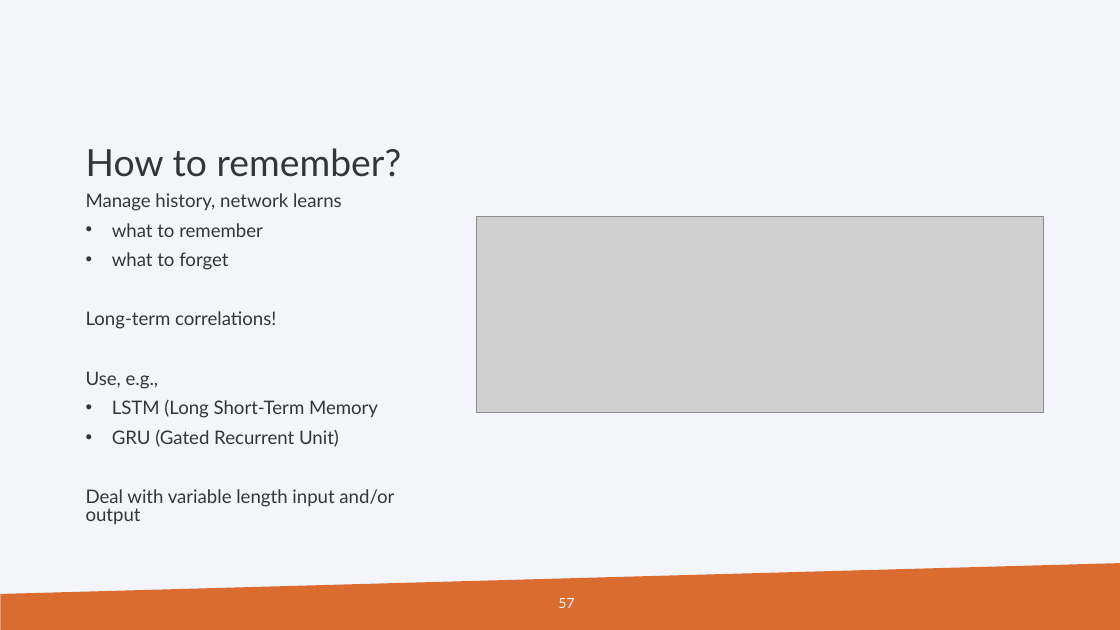
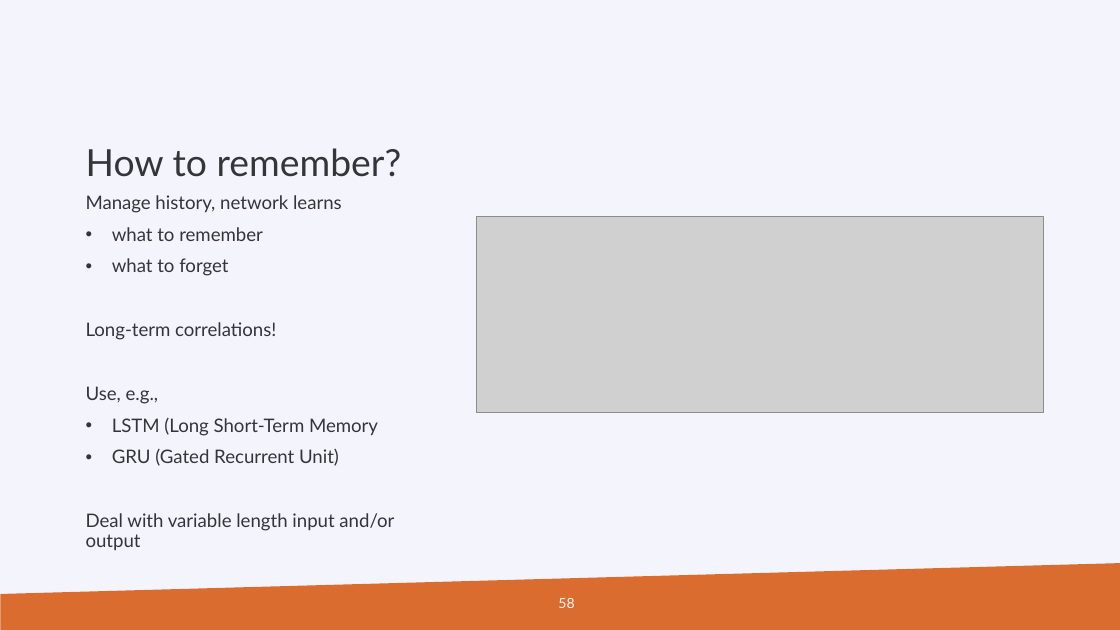
Before and after one commit to gjbex/Machine-learning-with-Python, a slide deck: slide 58 of python_for_machine_learning.pptx (slide 57 before the commit). Drawn at 1120x630 pixels with LibreOffice and Linux fonts; fonts in the diff are those of the drawing; grey boxes stand for pictures; background and template pictures are left out. Boxes give left, top, right and bottom in pixels: in the first picture for what was removed or moved away, otherwise in the second. Text is boxed around its words. In the diff, an @@ line names an element or a change of style, - is before the commit and + after.

```diff
--- a/python_for_machine_learning.pptx
+++ b/python_for_machine_learning.pptx
@@ text "Manage history, network learns" at bbox=[86, 195, 394, 550]: line spacing 0.8 to 0.9 @@
@@ page number at bbox=[558, 598, 574, 608]: text changed @@
-57
+58
```
Also in this commit, not shown: 1 slide added.
